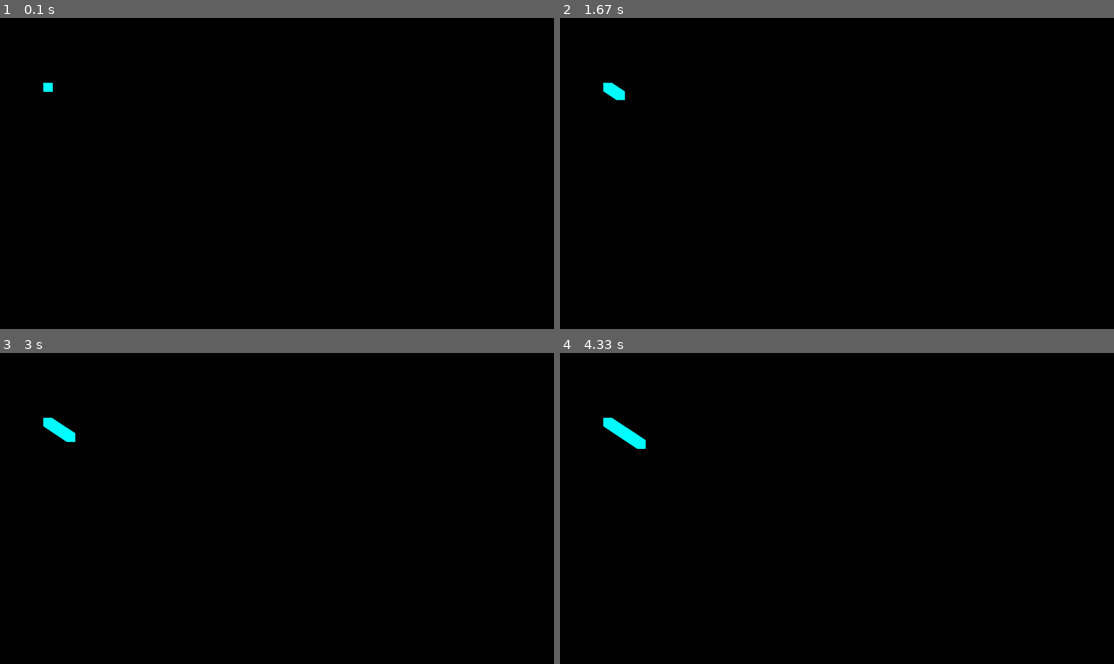
Above: before the commit, frames 1-4 (two rows, left to right).
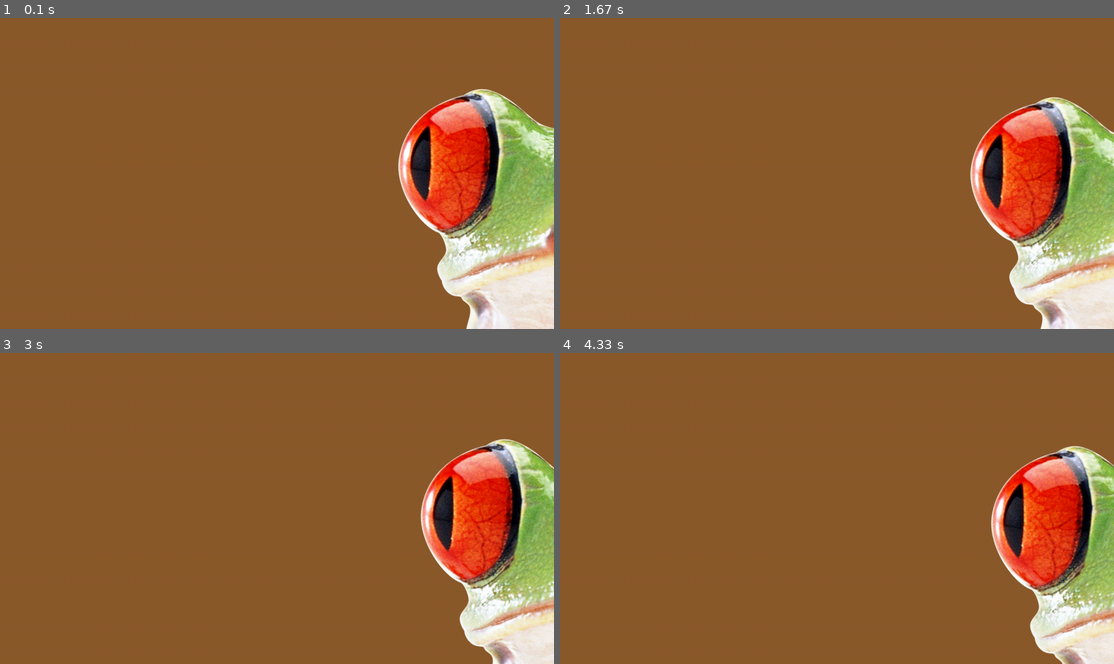
Above: after the commit, the same moments.

Repository: jimmygizmo/pygamefun
Game: pygame game, started from game/main.py
Same seed, same stepped clock (60 frames per second), same inputs: the game is played once before the commit and once after it.
Inputs:
- Up to frame 1 (0.1 s): no input
- Up to frame 2 (1.67 s): no input
- Up to frame 3 (3 s): no input
- Up to frame 4 (4.33 s): no input

The runs differ from the first frame. In frame 1, 100% of the frame differs, in the area x 0-100%, y 0-100%; in frame 2, 100%; in frame 3, 100%; in frame 4, 100%.

Commit message:
transparency problem was bad images. working with new image using convert_alpha. prior images had whole image as the alpha or no alpha.

Diff:
--- a/game/main.py
+++ b/game/main.py
@@ -13,6 +13,7 @@
 BGCOLOR = 'tan4'
 ONECOLOR = 'aqua'
 ONESIZE = (20, 20)  # Using a tuple for x, y in this case.
+MONSTER_ONE = 'assets/frog-red-eye-front.png'
 
 display_surface = pygame.display.set_mode((SCREEN_WIDTH, SCREEN_HEIGHT))
 pygame.display.set_caption(GAME_TITLE)
@@ -31,17 +32,26 @@
 
 running = True
 
+
+# Import image
+monster_surf_one = pygame.image.load(MONSTER_ONE).convert_alpha()
+
 while running:
     # #### ####   EVENT LOOP    #### ####
     for event in pygame.event.get():
         if event.type == pygame.QUIT:
             running = False
 
-    #display_surface.fill(BGCOLOR)  # Vid28:46 Interesting: If we don't do this, moving things leave a trail.
+    #display_surface.fill(BGCOLOR)  # Vid28:46 Interesting: If we don't always re-draw BG, moving things leave a trail.
+    display_surface.fill(BGCOLOR)  # Normally we always re-draw the BG.
 
-    display_surface.blit(one_surf, (one_x, one_y))
+    #display_surface.blit(one_surf, (one_x, one_y))
+    display_surface.blit(monster_surf_one, (one_x, one_y))  # Might not be right for transparency.
+    # NOPE, not this eaither. Bad posting or outdated info for PyGame-CE - Transp still not working.
+    #display_surface.blit(monster_surf_one, monster_surf_one.get_rect(center = display_surface.get_rect().center))
 
-    pygame.display.update()  # update entire surface or use  .flip() which will update only part of the surface.
+    #pygame.display.update()  # update entire surface or use  .flip() which will update only part of the surface.
+    pygame.display.flip()  # Tried flip at this point, ONLY for t-shooting transp. Same transp prob as update(). No fix.
 
     # Bounce off wall in X Axis - If either limit is hit, reverse the speed/velocity
     if one_x < 0 or one_x > 1260:
Binary file removed: game/assets/fly1-transp.png
Binary file removed: game/assets/fly2-transp.png
Binary file added: game/assets/frog-red-eye-front.png
Binary file removed: game/assets/frog1-transp.png
Binary file removed: game/assets/frog2-transp.jpg
Binary file removed: game/assets/grumpy-cat-transp.jpg
Binary file removed: game/assets/trollface-transp.png
